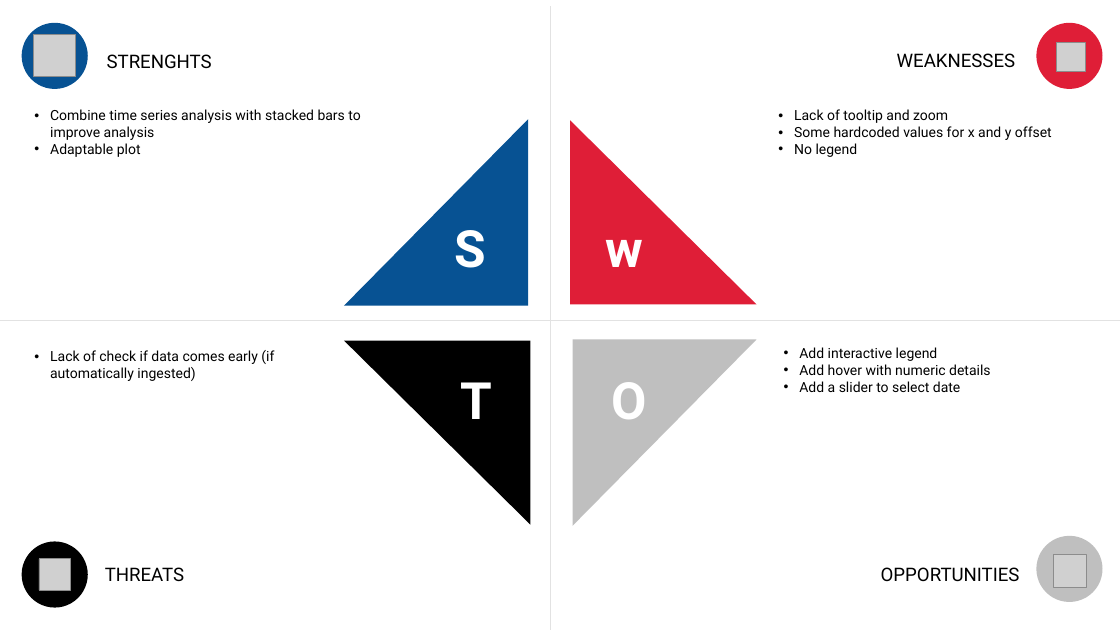
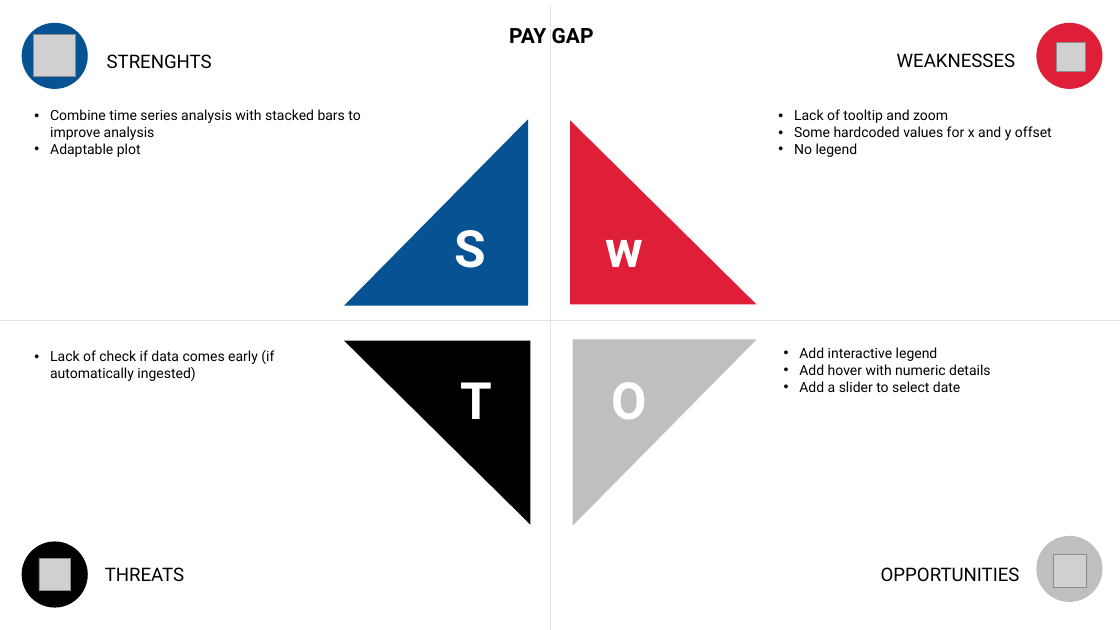
Before and after one commit to bbucalonserra/data-visualization-tool-js, a slide deck: slide 20 of layout-draft.pptx (slide 12 before the commit). Drawn at 1120x630 pixels with LibreOffice and Linux fonts; fonts in the diff are those of the drawing; grey boxes stand for pictures. Boxes give left, top, right and bottom in pixels: in the first picture for what was removed or moved away, otherwise in the second. Text is boxed around its words. In the diff, an @@ line names an element or a change of style, - is before the commit and + after.

```diff
--- a/layout-draft.pptx
+++ b/layout-draft.pptx
@@ text added at [509,28,594,44], 18 pt, text #000000, bold @@
+PAY GAP
```
Also in this commit, not shown: 9 other slides changed, 16 slides added, 10 slides removed, 4 other files.
